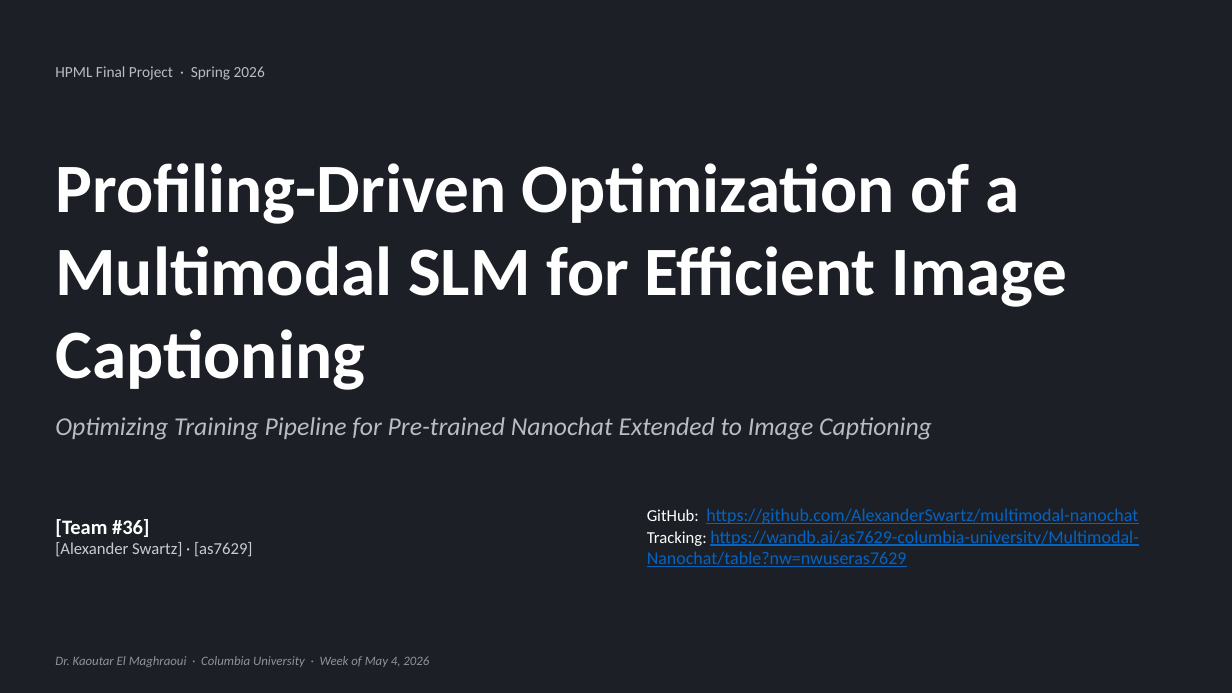
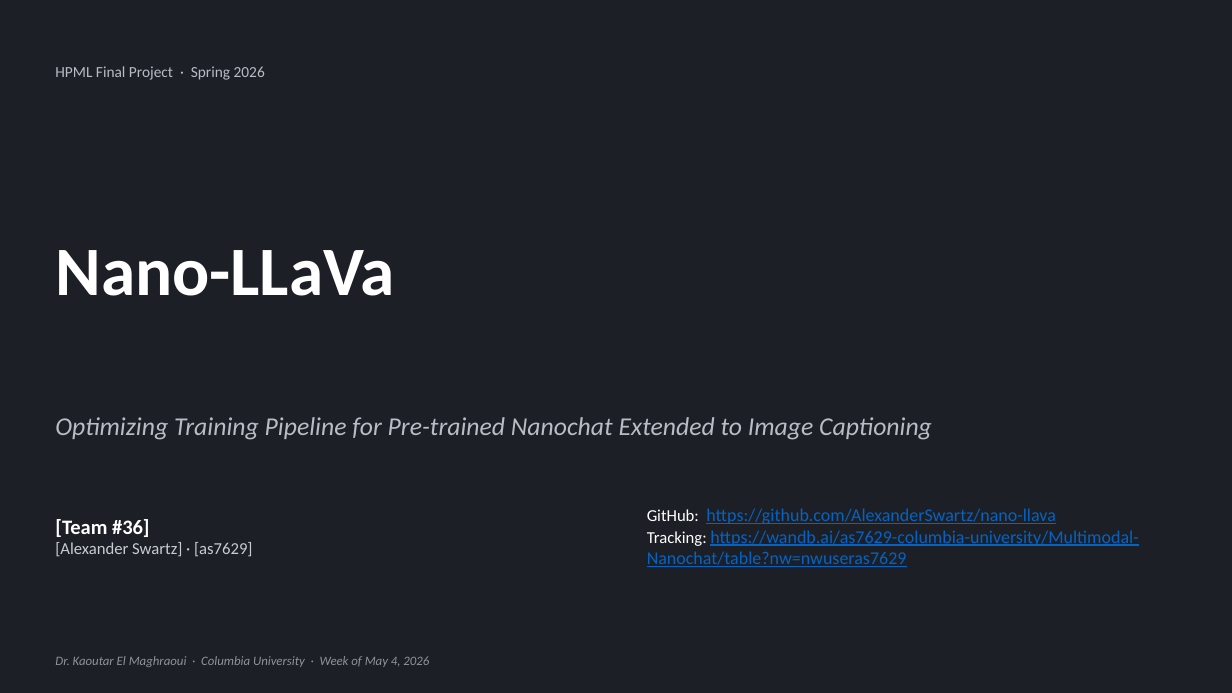
Before and after one commit to AlexanderSwartz/multimodal-nanochat, a slide deck: slide 1 of HPML_Final_Project_Presentation_as7629.pptx. Drawn at 1232x693 pixels with LibreOffice and Linux fonts; fonts in the diff are those of the drawing. Boxes give left, top, right and bottom in pixels: in the first picture for what was removed or moved away, otherwise in the second. Text is boxed around its words. In the diff, an @@ line names an element or a change of style, - is before the commit and + after.

```diff
--- a/HPML_Final_Project_Presentation_as7629.pptx
+++ b/HPML_Final_Project_Presentation_as7629.pptx
@@ text at [55,250,394,296]: text changed @@
-Profiling-Driven Optimization of a Multimodal SLM for Efficient Image Captioning
+Nano-LLaVa
@@ text at [647,508,1055,524]: text changed @@
-GitHub: https://github.com/AlexanderSwartz/multimodal-nanochat
+GitHub: https://github.com/AlexanderSwartz/nano-llava
```
Also in this commit, not shown: 4 other slides changed, 1 slide added, 2 slides removed.
